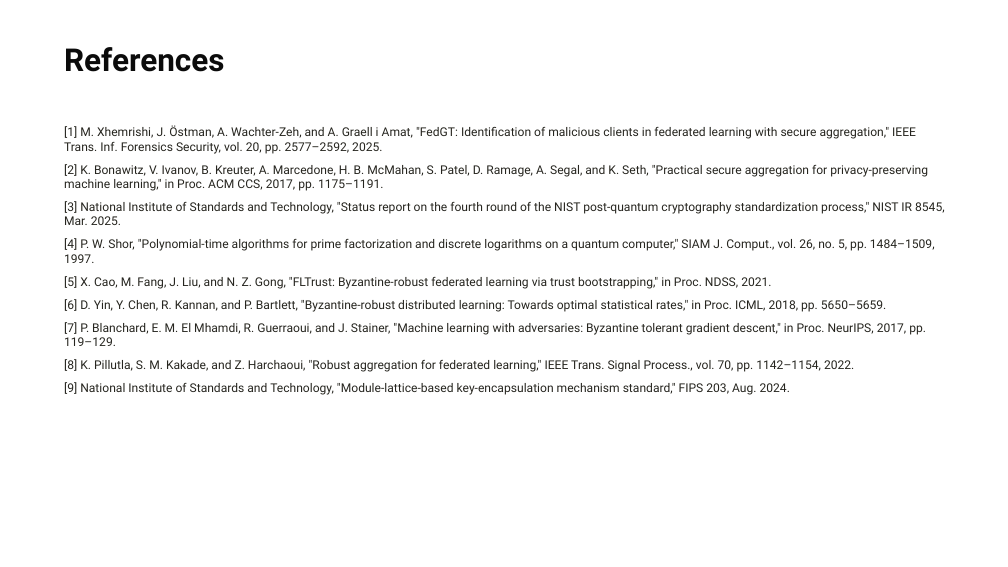
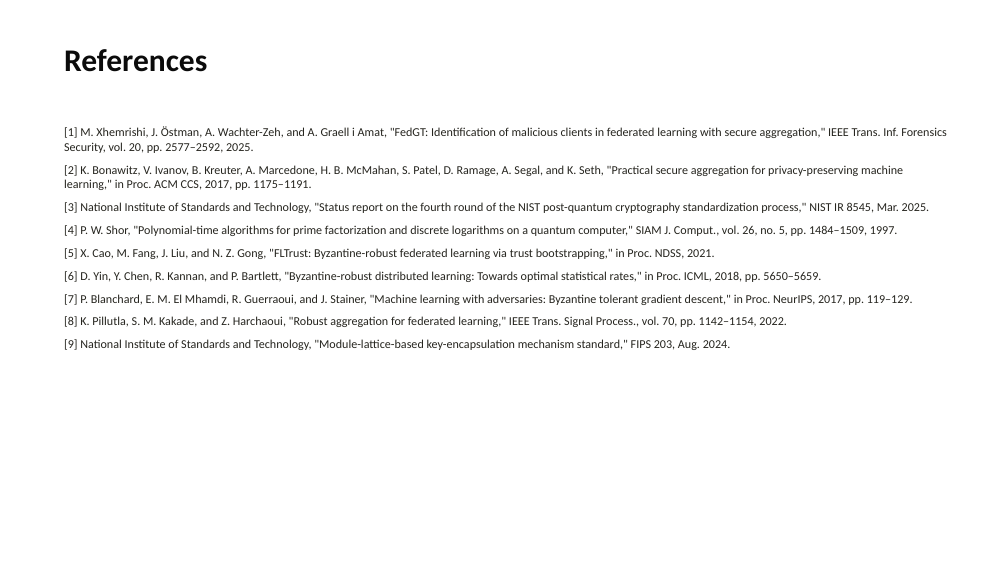
Before and after one commit to wshuv-o/cb-safe-draft, a slide deck: slide 25 of paper/cbsafe_deck.pptx (slide 24 before the commit). Drawn at 1008x567 pixels with LibreOffice and Linux fonts; fonts in the diff are those of the drawing. Boxes give left, top, right and bottom in pixels: in the first picture for what was removed or moved away, otherwise in the second. Text is boxed around its words. In the diff, an @@ line names an element or a change of style, - is before the commit and + after.

```diff
--- a/paper/cbsafe_deck.pptx
+++ b/paper/cbsafe_deck.pptx
@@ text "References" at [64, 49, 207, 72]: font Roboto to Calibri @@
@@ text "[1] M. Xhemrishi, J. Östman, ..." at [64, 126, 947, 350]: font Roboto to Calibri @@
```
Also in this commit, not shown: 23 other slides changed, 1 slide added, 27 other files.
